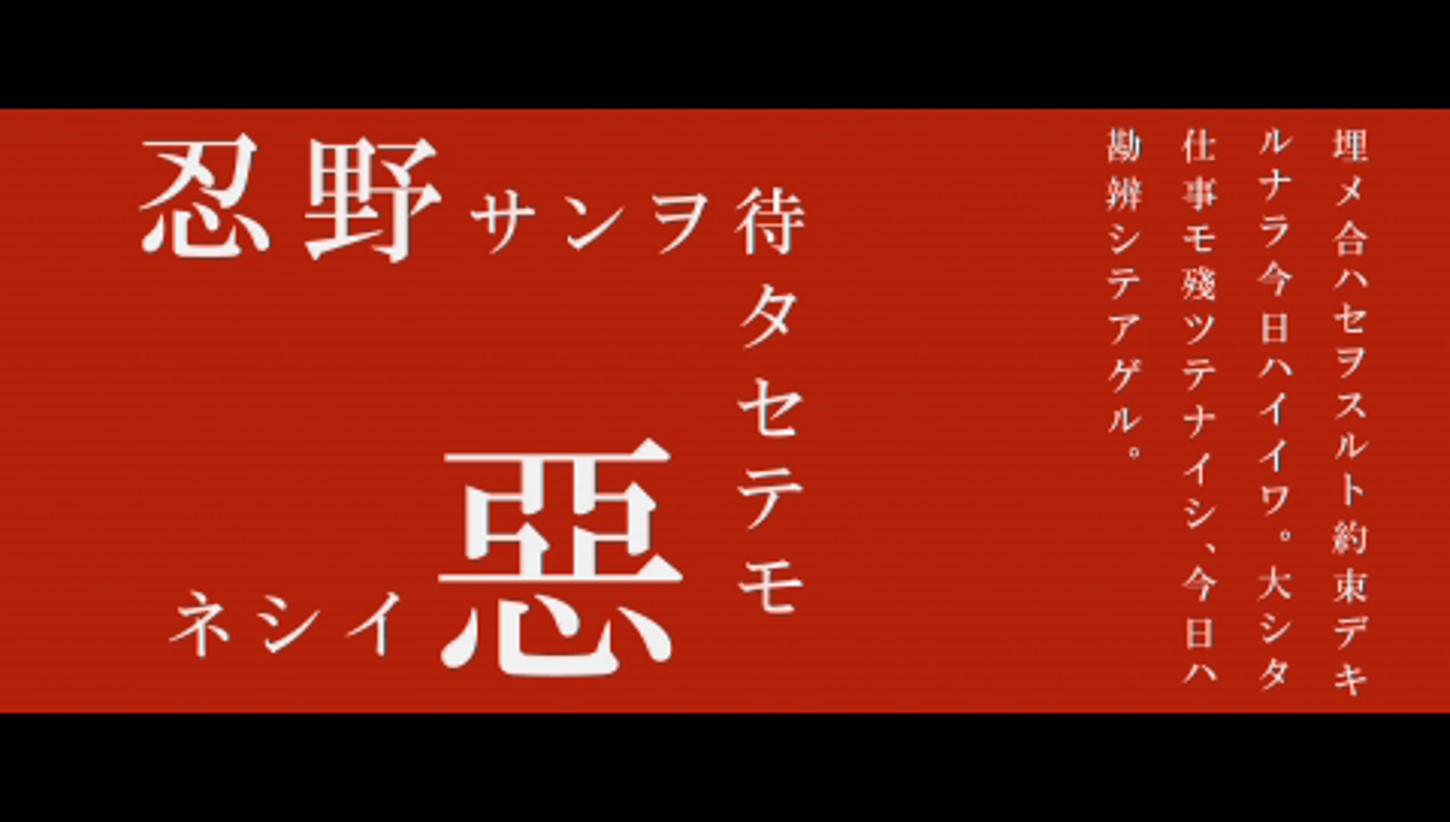
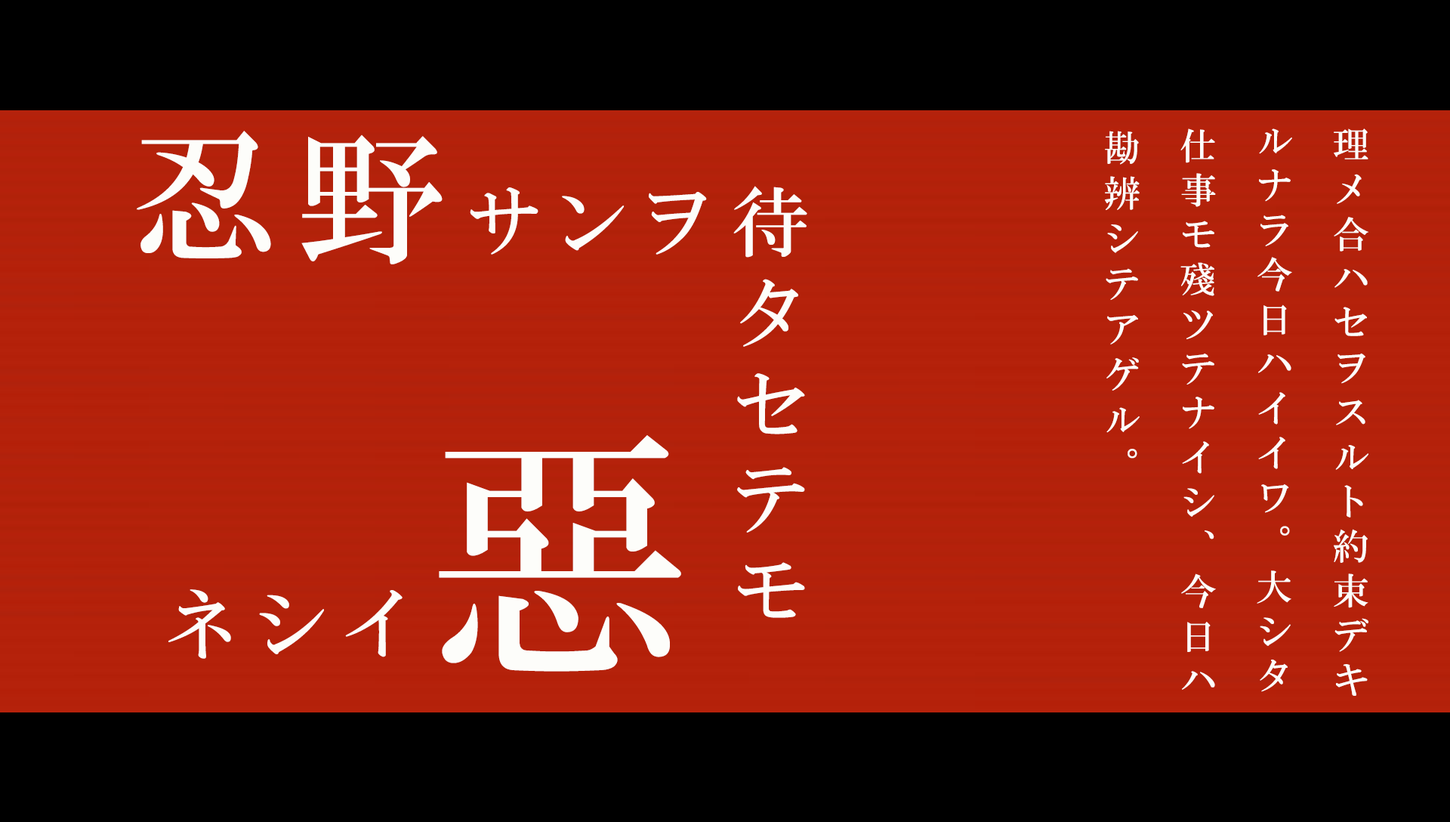
Revision of a layered 1450 x 822 image; what changed, layer by layer:
added layer "忍野" above "ネシイ" over [136, 130, 443, 265]
added layer "ネシイ" above "待 タ セ テ モ" over [168, 589, 403, 659]
added layer "待 タ セ テ モ" above "サンヲ" over [733, 185, 808, 618]
added layer "サンヲ" above "惡" over [469, 187, 707, 255]
added layer "惡" above "理メ合ハセヲスルト約束デキ" over [438, 434, 682, 672]
added layer "理メ合ハセヲスルト約束デキ" above "ルナラ今日ハイイワ。大シタ" over [1333, 128, 1369, 696]
added layer "ルナラ今日ハイイワ。大シタ" above "仕事モ殘ツテナイシ、今日ハ" over [1256, 128, 1293, 692]
added layer "仕事モ殘ツテナイシ、今日ハ" above "勘辨シテアゲル。" over [1180, 128, 1216, 690]
added layer "勘辨シテアゲル。" above "Layer 2" over [1104, 130, 1140, 459]
showed "Layer 2" over [0, 107, 1450, 715]
